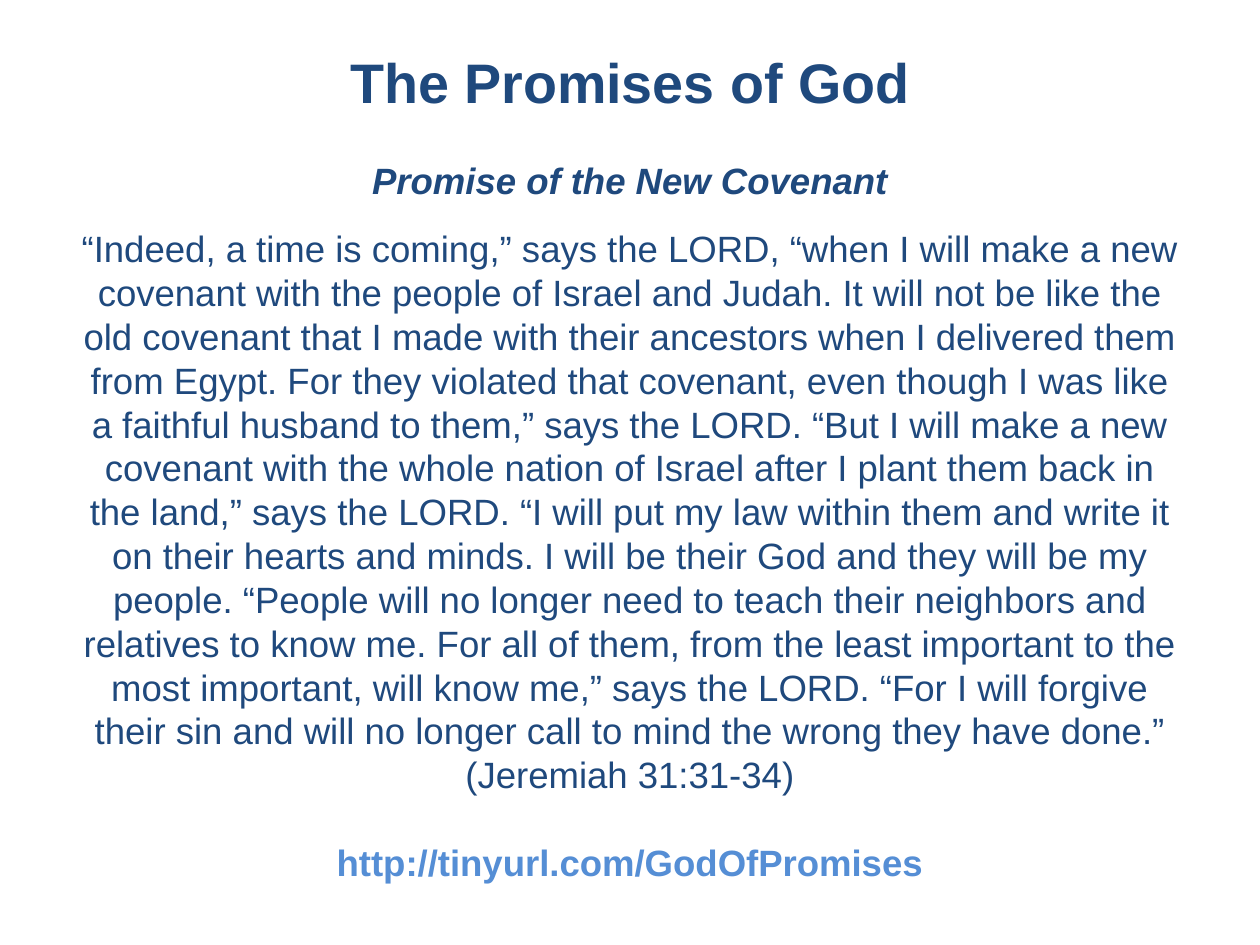
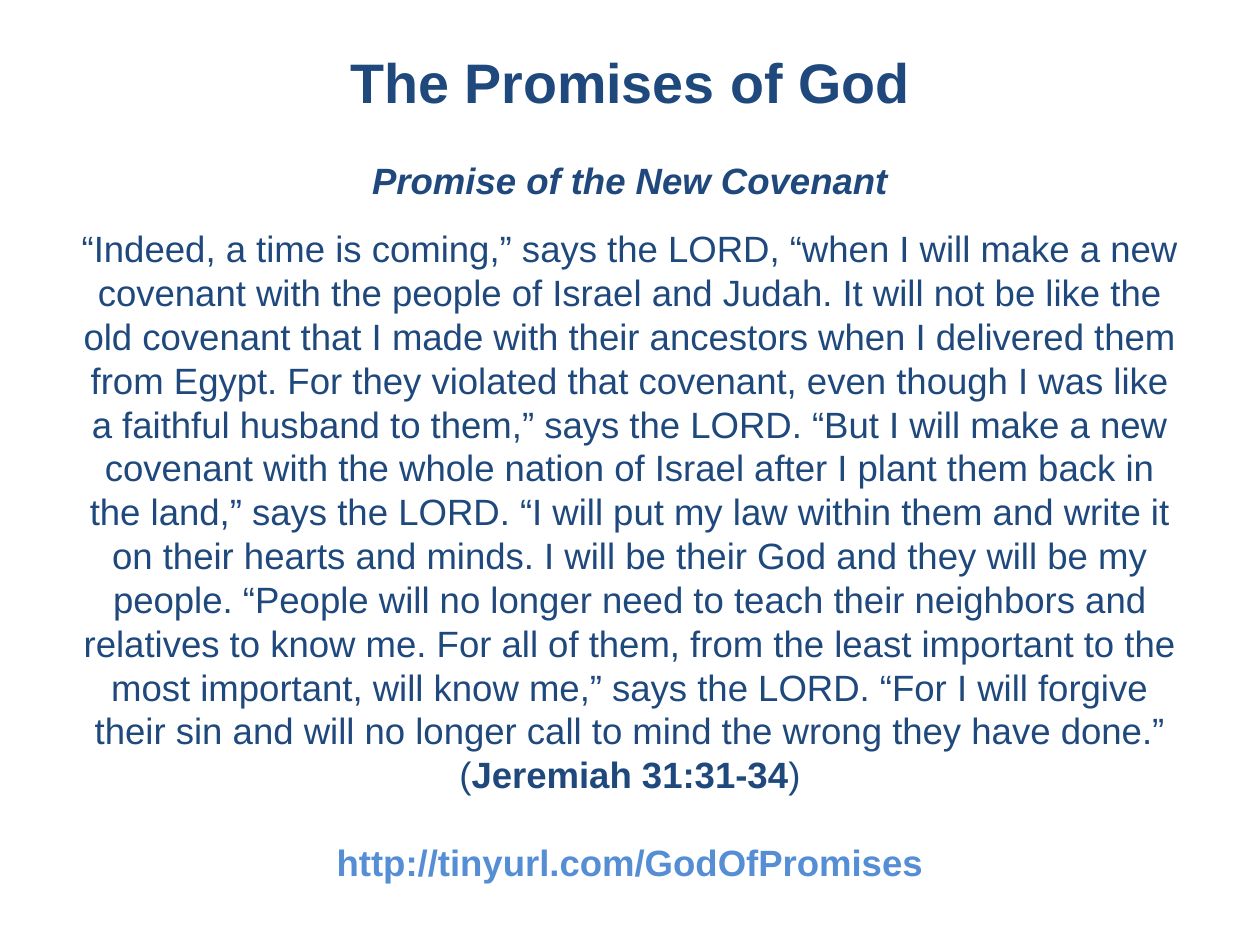
Before and after one commit to UsefulEngines/EvangelismPublic, a slide deck: slide 1 of 2025-Q4/Promises5/2025-11-02-Promises5.pptx. Drawn at 1260x945 pixels with LibreOffice and Linux fonts; fonts in the diff are those of the drawing. Boxes give left, top, right and bottom in pixels: in the first picture for what was removed or moved away, otherwise in the second. Text is boxed around its words. In the diff, an @@ line names an element or a change of style, - is before the commit and + after.

```diff
--- a/2025-Q4/Promises5/2025-11-02-Promises5.pptx
+++ b/2025-Q4/Promises5/2025-11-02-Promises5.pptx
@@ text at (459, 761, 801, 796): bold on in "(Jeremiah 31:31-34)" @@
```
Also in this commit, not shown: 9 other slides changed, 1 other file.
